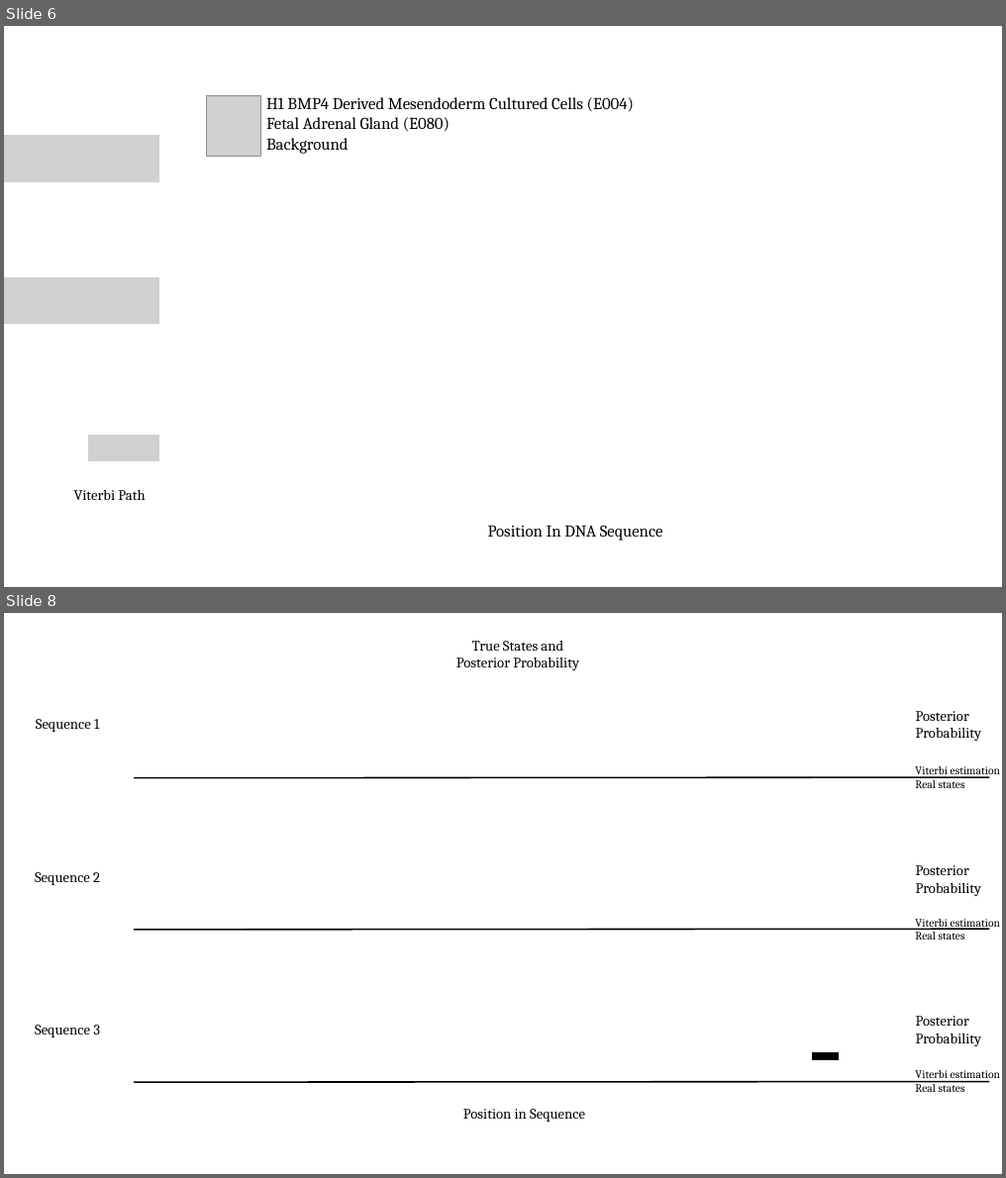
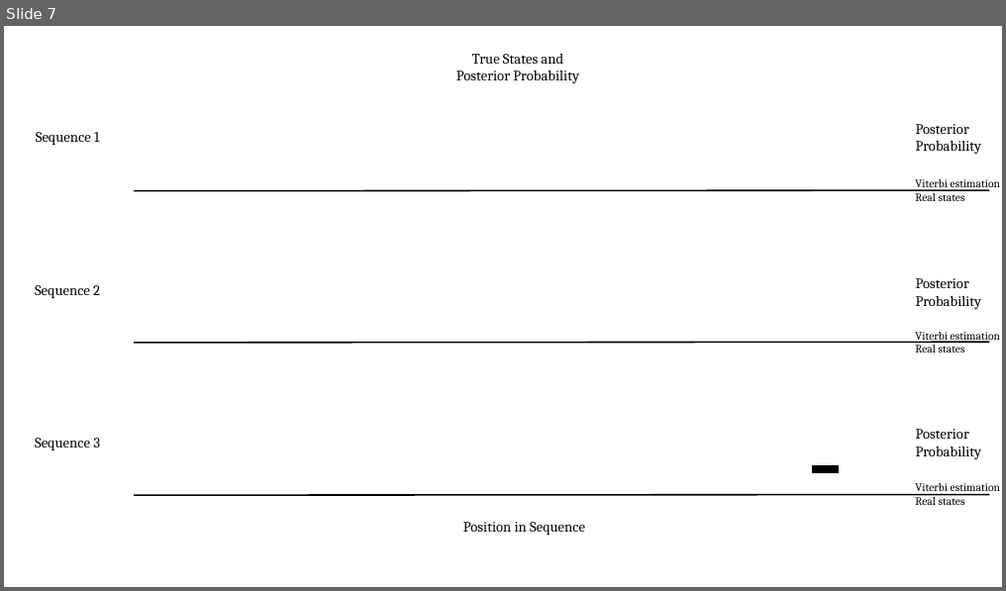
Before and after one commit to David-Taub/HOP-HMM, a slide deck: Help/Figures3.pptx. Shown one above the other, each under a label of ours: slides 6 and 8 before the commit, slide 7 after it; the slides between them are not shown. The pictures are 1006x1178 and 1006x591 pixels, drawn with LibreOffice and Linux fonts; fonts in the diff are those of the drawing; grey boxes stand for pictures; background and template pictures are left out. Boxes give left, top, right and bottom in pixels: in the first picture for what was removed or moved away, otherwise in the second. Text is boxed around its words. In the diff, an @@ line names an element or a change of style, - is before the commit and + after.

```diff
--- a/Help/Figures3.pptx
+++ b/Help/Figures3.pptx
@@ slide 6 removed at [4, 26, 1002, 587], background #FFFFFF @@
@@ group removed at [4, 56, 1002, 545]: 6 rectangles, 4 pictures @@
-Position In DNA Sequence
-Viterbi Path
-H1 BMP4 Derived Mesendoderm Cultured Cells (E004)
-Fetal Adrenal Gland (E080)
-Background
@@ what was slide 8 is now slide 7 @@
```
Also in this commit, not shown: 1 slide added, 1 other slide removed, 11 other files.
